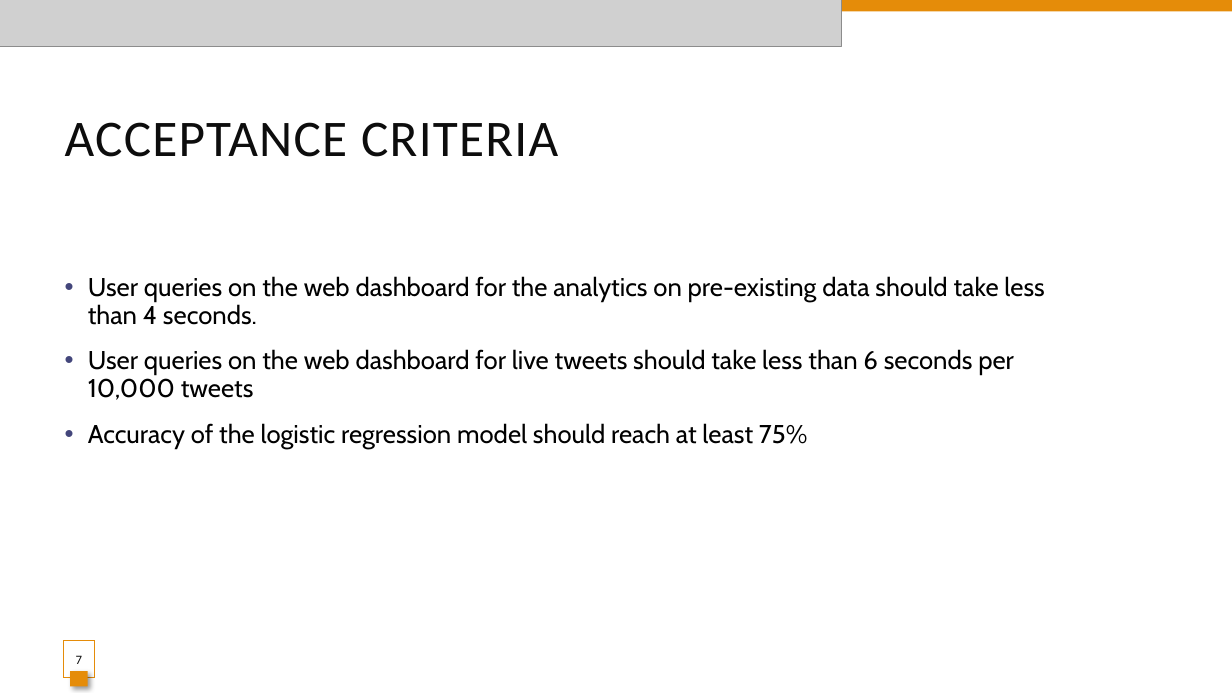
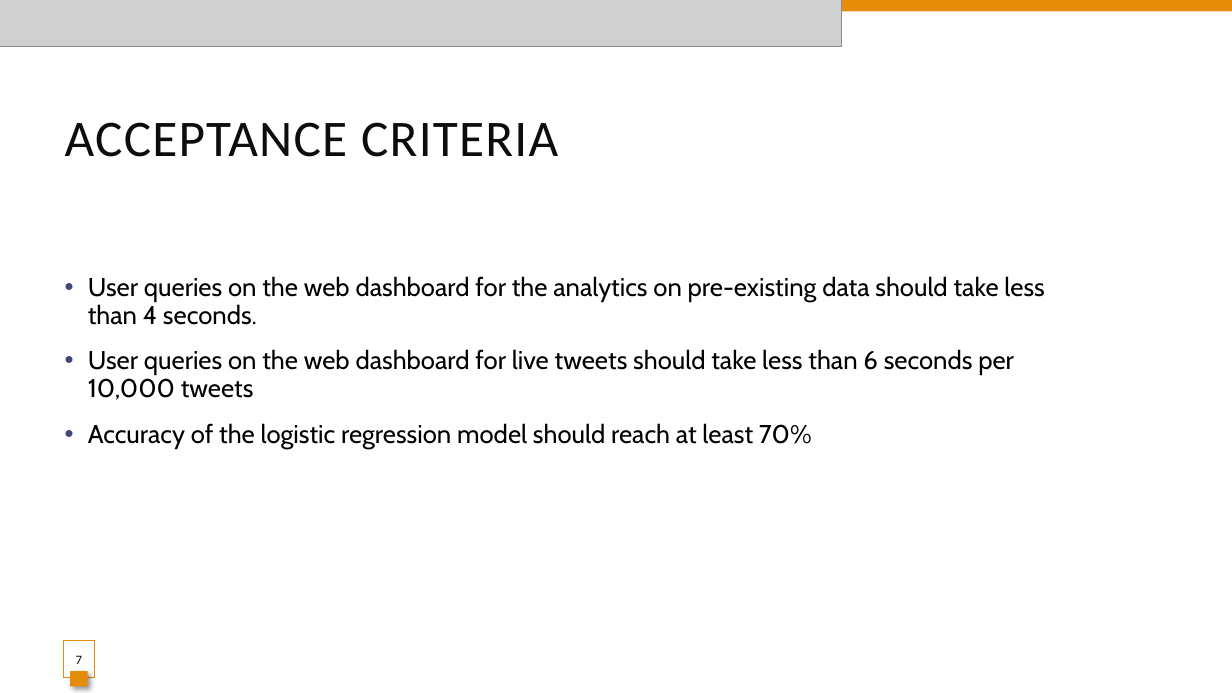
Before and after one commit to SkandaSrinivasan/CSYE7200-Team6Project, a slide deck: slide 7 of CSYE 7200- Team 6 Project presentation.pptx. Drawn at 1232x693 pixels with LibreOffice and Linux fonts; fonts in the diff are those of the drawing; grey boxes stand for pictures. Boxes give left, top, right and bottom in pixels: in the first picture for what was removed or moved away, otherwise in the second. Text is boxed around its words. In the diff, an @@ line names an element or a change of style, - is before the commit and + after.

```diff
--- a/CSYE 7200- Team 6 Project presentation.pptx
+++ b/CSYE 7200- Team 6 Project presentation.pptx
@@ text at [88,423,812,448]: text changed @@
-• Accuracy of the logistic regression model should reach at least 75%
+• Accuracy of the logistic regression model should reach at least 70%
```
Also in this commit, not shown: 4 other slides changed.
